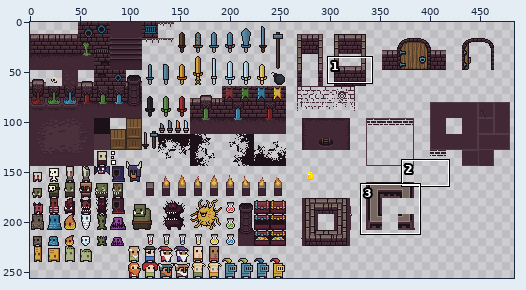
One commit to this sprite sheet: images/16x16DungeonTileset.png. The first picture is a wide view before the edit; the outline marks the close-up.
Close-up. Earlier state:
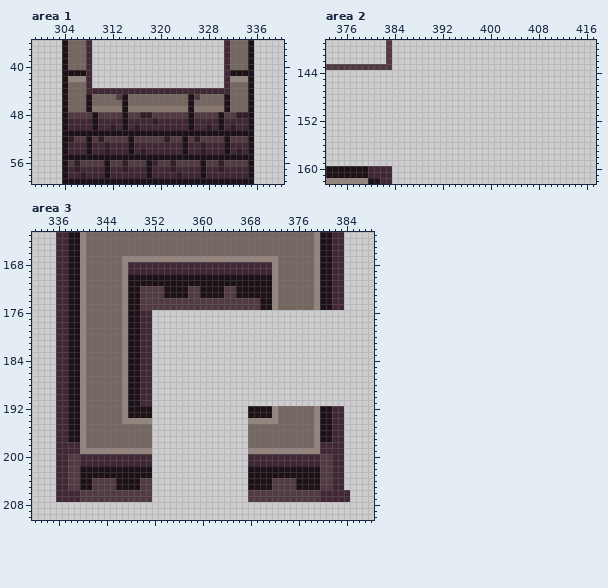
The file is 512x256 pixels. Colours within 5 levels of each other are drawn and written as one. Shown: area 1: x 299..340, y 36..59; area 2: x 373..417, y 139..162; area 3: x 332..388, y 163..210. The wide view leaves out empty margins. The commit also changed other parts of the picture, which this record leaves out.
New version:
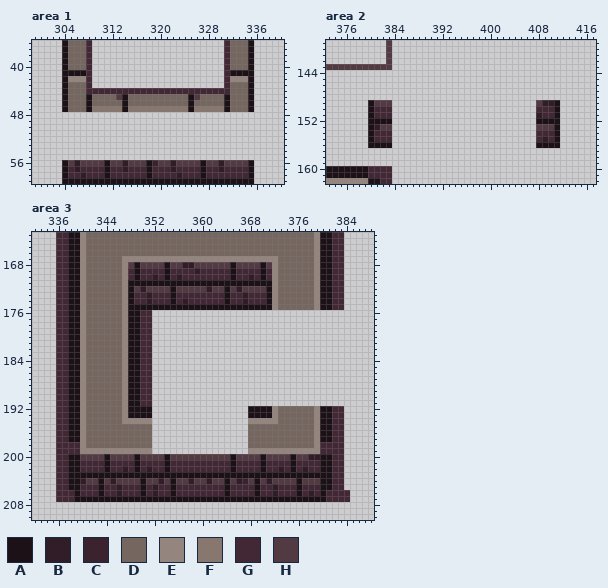
Palette (. is transparent): A #1c1117  B #301d27  C #3a232f  D #756760  E #94857e  F #88776f  G #422835  H #523a42
The edit:
--- area 1
@@ x 299..340 @@
 47 .....ADDDAFFFFFAFFFFFFFFFFAFFFFFADDDA.....
-48 .....AHHHHAHHHHAHHBBHHHHHHAHHHHAHHBBA.....
-49 .....AGGGGAGGGGAGGGGBGGGGGAGGGGAGGGGA.....
-50 .....AGGGGAGGBGAGBGGGGGGGGAGGBGAGBGGA.....
-51 .....AAAAAAAAAAAAAAAAAAAAAAAAAAAAAAAA.....
-52 .....ABHHAHBHHHHAHHHHHBHHAHBHHHHAHHHA.....
-53 .....AGGGAGGBGGGAGGGGGGGGAGGBGGGAGGGA.....
-54 .....AGGGAGGBGGGAGBGGGGGGAGGBGGGAGBGA.....
-55 .....AAAAAAAAAAAAAAAAAAAAAAAAAAAAAAAA.....
+48 ..........................................
+49 ..........................................
+50 ..........................................
+51 ..........................................
+52 ..........................................
+53 ..........................................
+54 ..........................................
+55 ..........................................
 56 .....AHBHHHHAHHBHHHACHHBHHHHAHHBHHHHA.....
--- area 2
@@ x 373..417 @@
 148 .............................................
-149 .............................................
-150 .............................................
-151 .............................................
-152 .............................................
-153 .............................................
-154 .............................................
-155 .............................................
-156 .............................................
+149 .......AHHH........................HBBA......
+150 .......AGGG........................GGGA......
+151 .......AGGG........................BGGA......
+152 .......AAAA........................AAAA......
+153 .......ABHH........................HHHA......
+154 .......AGGG........................GGGA......
+155 .......AGGG........................GBGA......
+156 .......AAAA........................AAAA......
 157 .............................................
--- area 3
@@ x 346..373 @@
 167 DEEEEEEEEEEEEEEEEEEEEEEEEEED
-168 DEGGGGGGGGGGGGGGGGGGGGGGGGED
-169 DEGGGGGGGGGGGGGGGGGGGGGGGGED
-170 DEAAAAAAAAAAAAAAAAAAAAAAAAED
+168 DEHAHHHHAHHBBHHHHHHAHHHHAHED
+169 DEGAGGGGAGGGGBGGGGGAGGGGAGED
+170 DEGAGGBGAGBGGGGGGGGAGGBGAGED
 171 DEAAAAAAAAAAAAAAAAAAAAAAAAED
-172 DEAAHHHHAAAAHHAAAAHHAAAAAAED
-173 DEAAHHHHAAAAHHAAAAHHAAAAAAED
-174 DEAAHHHHHHHHHHHHHHHHHHHHAAED
-175 DEAAHHHHHHHHHHHHHHHHHHHHAAED
+172 DEAHBHHHHAHHHHHBHHAHBHHHHAED
+173 DEAGGBGGGAGGGGGGGGAGGBGGGAED
+174 DEAGGBGGGAGBGGGGGGAGGBGGGAED
+175 DEAAAAAAAAAAAAAAAAAAAAAAAAED
 176 DEAAGG......................
@@ x 332..388 @@
 199 ....GGGGEEEEEEEEEEEE................EEEEEEEEEEEEGGGG.....
-200 ....GGHHGGGGGGGGGGGG................GGGGGGGGGGGGHHGG.....
-201 ....GGHHGGGGGGGGGGGG................GGGGGGGGGGGGHHGG.....
-202 ....GGHHAAAAAAAAAAAA................AAAAAAAAAAAAHHGG.....
-203 ....GGHHAAAAAAAAAAAA................AAAAAAAAAAAAHHGG.....
-204 ....GGHHAAHHHHAAAAHH................AAAAHHHHAAAAHHGG.....
-205 ....GGHHAAHHHHAAAAHH................AAAAHHHHAAAAHHGG.....
-206 ....GGGGHHHHHHHHHHHH................HHHHHHHHHHHHGGGGG....
-207 ....GGGGHHHHHHHHHHHH................HHHHHHHHHHHHGGGGG....
+200 ....GGAAHHHHAHHHHAHHHHAHHHHHHHHHHAHHHHAHHHHAHHBBAAGG.....
+201 ....GGAAGGGGAGGGGAGGGGAGGGGGGGGGGAGGGGAGGGGAGGGGAAGG.....
+202 ....GGAAGGGGAGGBGAGBGGAGGGGGGGGGGAGGGGAGGBGAGBGGAAGG.....
+203 ....GGAAAAAAAAAAAAAAAAAAAAAAAAAAAAAAAAAAAAAAAAAAAAGG.....
+204 ....GGAABHHAHBHHHHAHHBHAHHBHHBHHAHBCHAHBHHHHAHHHAAGG.....
+205 ....GGAAGGGAGGBGGGAGBGGAGGGGGGGGAGGGGAGGBGGGAGGGAAGG.....
+206 ....GGGAGGGAGGBGGGAGBGGAGGGGGGGGAGGGGAGGBGGGAGBGAGGGG....
+207 ....GGGAAAAAAAAAAAAAAAAAAAAAAAAAAAAAAAAAAAAAAAAAAGGGG....
 208 .........................................................
Pixel boxes of the changes (left, top, right, bottom) in both close-ups:
erased: (62, 112, 254, 160)
added: (368, 100, 392, 148)
added: (536, 100, 560, 148)
changed: (128, 262, 272, 310)
changed: (68, 454, 332, 502)
